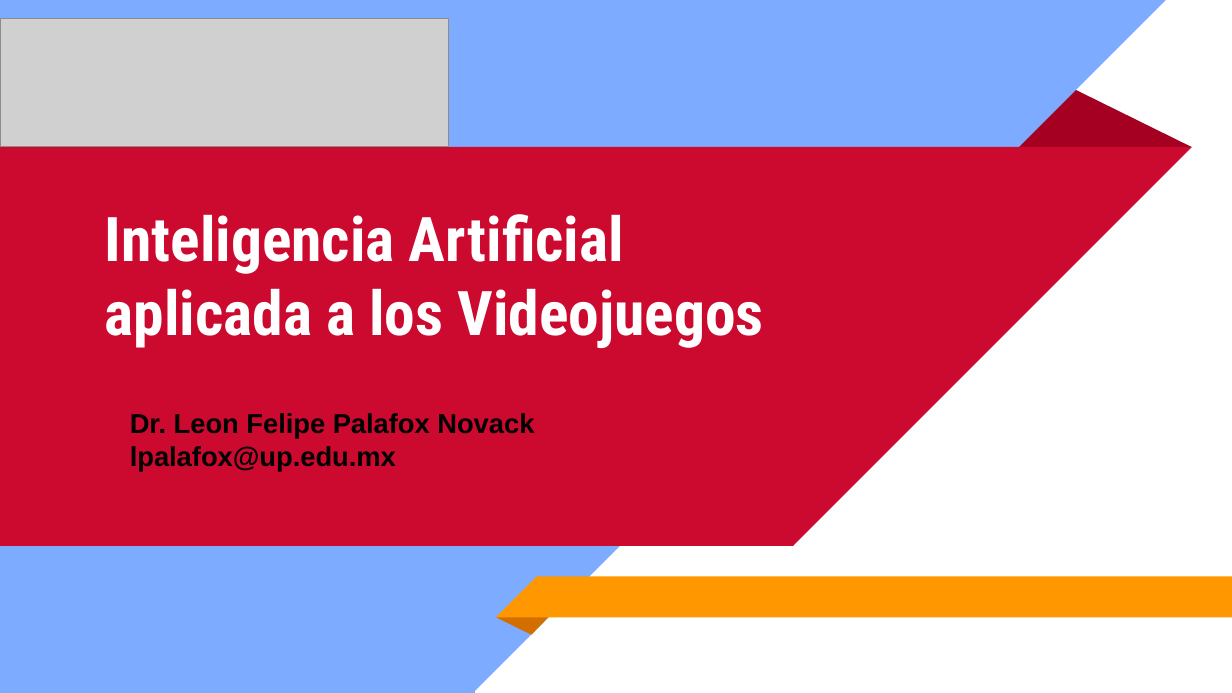
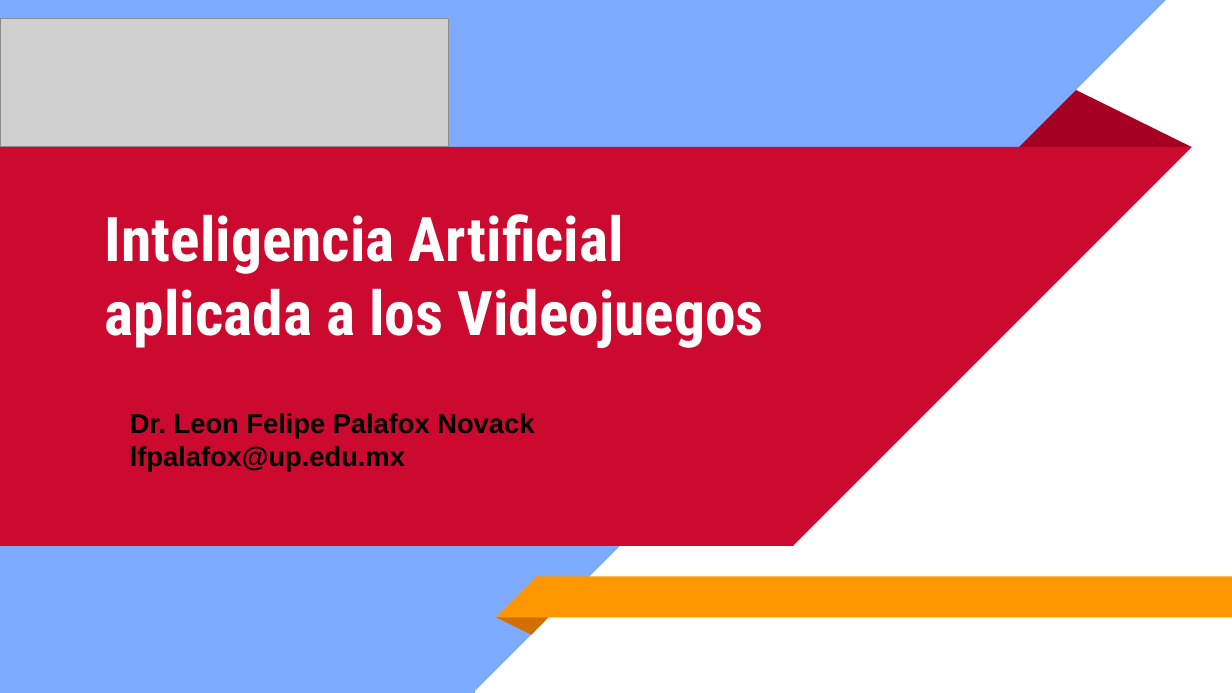
Before and after one commit to leonpalafox/aiclase_videojuegos, a slide deck: slide 1 of Slides/UPAI2020_3.pptx. Drawn at 1232x693 pixels with LibreOffice and Linux fonts; fonts in the diff are those of the drawing; grey boxes stand for pictures. Boxes give left, top, right and bottom in pixels: in the first picture for what was removed or moved away, otherwise in the second. Text is boxed around its words. In the diff, an @@ line names an element or a change of style, - is before the commit and + after.

Commit message:
asd

```diff
--- a/Slides/UPAI2020_3.pptx
+++ b/Slides/UPAI2020_3.pptx
@@ text at <box>130,446,405,471</box>: text changed @@
-lpalafox@up.edu.mx
+lfpalafox@up.edu.mx
```
Also in this commit, not shown: 1 other slide changed.
